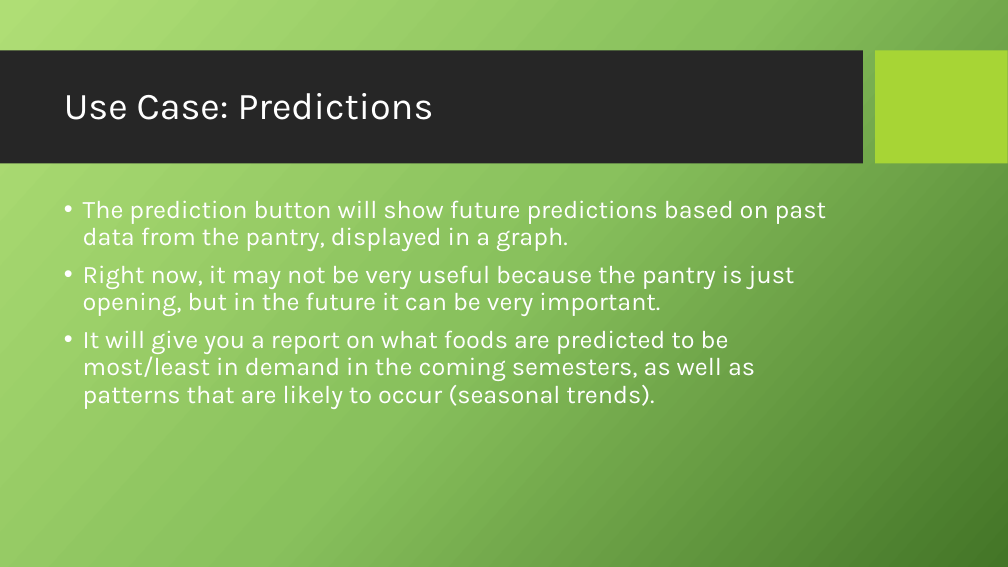
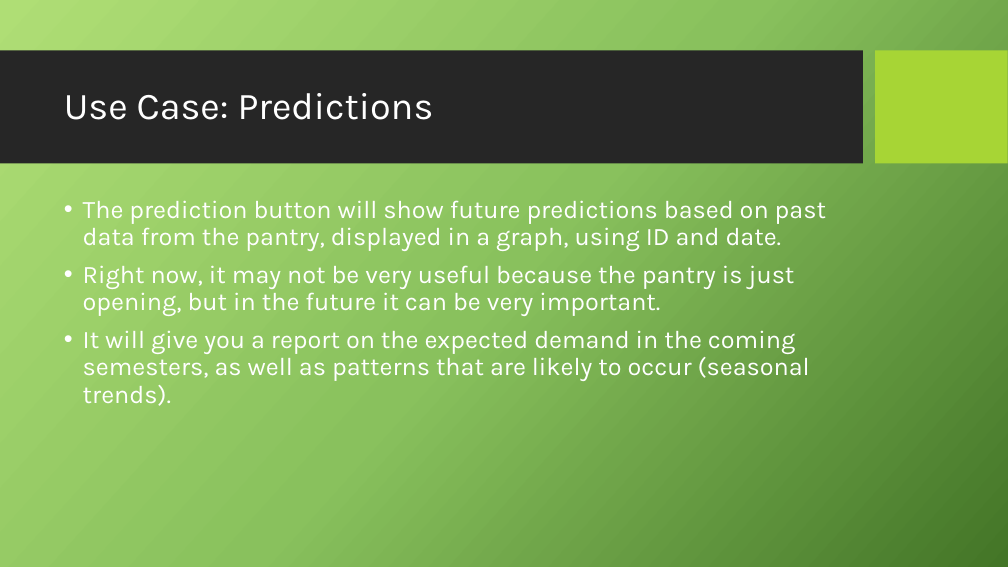
Before and after one commit to laurenbruckstein/pioneerpantry, a slide deck: slide 7 of Presentation.pptx. Drawn at 1008x567 pixels with LibreOffice and Linux fonts; fonts in the diff are those of the drawing; background and template pictures are left out. Boxes give left, top, right and bottom in pixels: in the first picture for what was removed or moved away, otherwise in the second. Text is boxed around its words. In the diff, an @@ line names an element or a change of style, - is before the commit and + after.

```diff
--- a/Presentation.pptx
+++ b/Presentation.pptx
@@ text at bbox=[83, 200, 826, 251]: text changed @@
-• The prediction button will show future predictions based on past data from the pantry, displayed in a graph.
+• The prediction button will show future predictions based on past data from the pantry, displayed in a graph, using ID and date.
@@ text at bbox=[83, 330, 810, 406]: text changed @@
-• It will give you a report on what foods are predicted to be most/least in demand in the coming semesters, as well as patterns that are likely to occur (seasonal trends).
+• It will give you a report on the expected demand in the coming semesters, as well as patterns that are likely to occur (seasonal trends).
```
